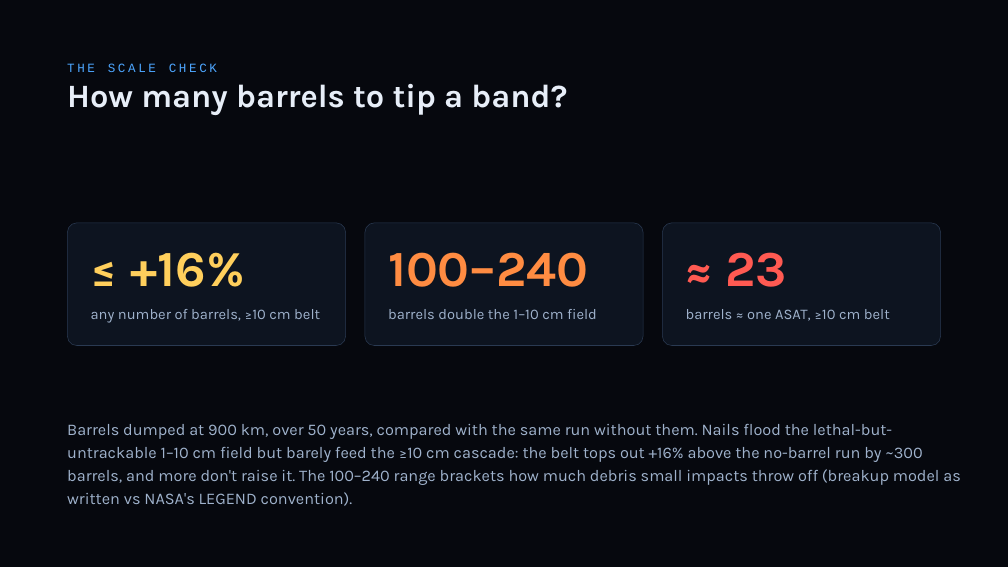
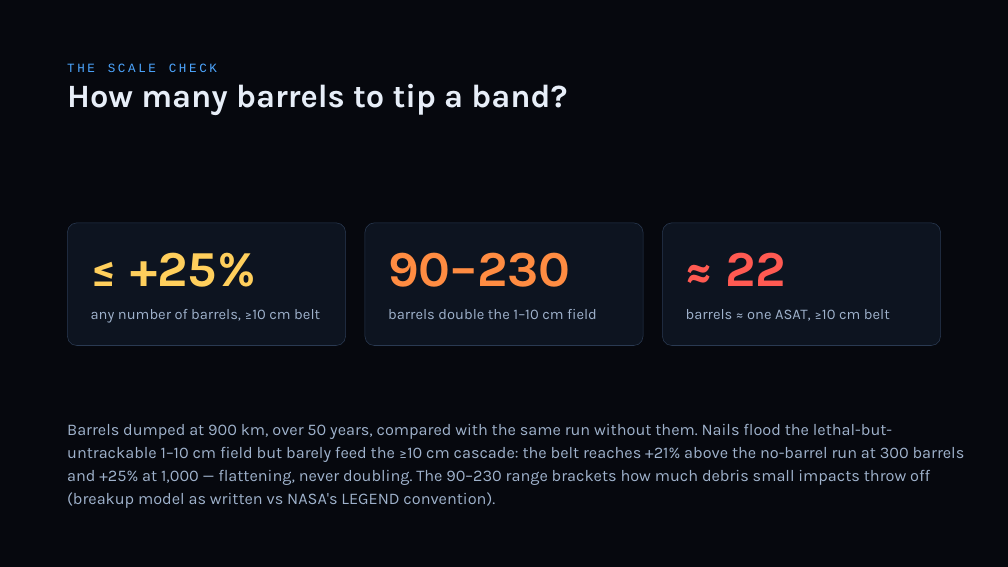
Before and after one commit to TimKadyrov/DebrisCascade, a slide deck: slide 11 of Barrel of Nails — Kessler Study.pptx. Drawn at 1008x567 pixels with LibreOffice and Linux fonts; fonts in the diff are those of the drawing. Boxes give left, top, right and bottom in pixels: in the first picture for what was removed or moved away, otherwise in the second. Text is boxed around its words. In the diff, an @@ line names an element or a change of style, - is before the commit and + after.

Commit message:
Deck on the cube engine; 2006 NASA benchmark panel
- Scenario numbers from 16-seed cube ensembles: nothing added x1.19,
  50/yr x2.6, 200/yr x18, 500/yr x59 (working satellites x4.6), operators
  quit ~yr 27 then x2.8, removal ~10/yr (~2 without explosions, ~60 with
  50/yr). Barrel-sized effects stay on the box model: ceiling +25%,
  90-230 barrels double the 1-10 cm field, ASAT ~22 barrels.
- Charts: seed-range bands/whiskers with the box model dashed; engine
  roles on the tool and engines slides.
- Limits slide: benchmark panel (LEGEND vs box vs cube, no old box) with
  the 2006 rerun at 16 seeds: cube 11.5 (5-17) vs LEGEND 10.8.
- SUMMARY and README rewritten for the cube headline and the benchmark.

```diff
--- a/Barrel of Nails — Kessler Study.pptx
+++ b/Barrel of Nails — Kessler Study.pptx
@@ text at [130,252,255,287]: text changed @@
-≤ +16%
+≤ +25%
@@ text at [388,252,571,287]: text changed @@
-100–240
+90–230
@@ text at [725,252,786,286]: text changed @@
-≈ 23
+≈ 22
@@ text at [67,424,965,508]: text changed @@
-Barrels dumped at 900 km, over 50 years, compared with the same run without them. Nails flood the lethal-but-untrackable 1–10 cm field but barely feed the ≥10 cm cascade: the belt tops out +16% above the no-barrel run by ~300 barrels, and more don't raise it. The 100–240 range brackets how much debris small impacts throw off (breakup model as written vs NASA's LEGEND convention).
+Barrels dumped at 900 km, over 50 years, compared with the same run without them. Nails flood the lethal-but-untrackable 1–10 cm field but barely feed the ≥10 cm cascade: the belt reaches +21% above the no-barrel run at 300 barrels and +25% at 1,000 — flattening, never doubling. The 90–230 range brackets how much debris small impacts throw off (breakup model as written vs NASA's LEGEND convention).
```
Also in this commit, not shown: 14 other slides changed, 15 other files.
